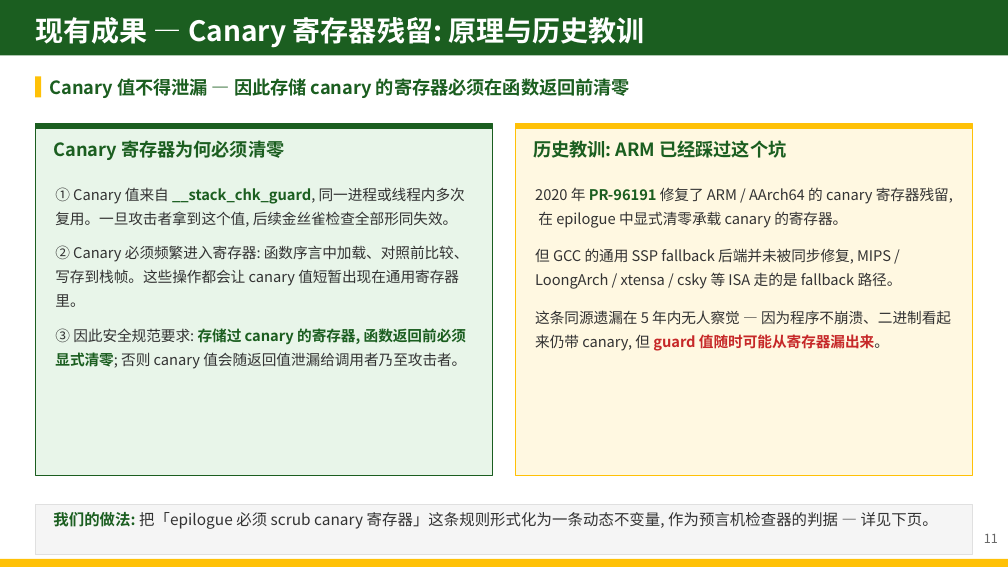
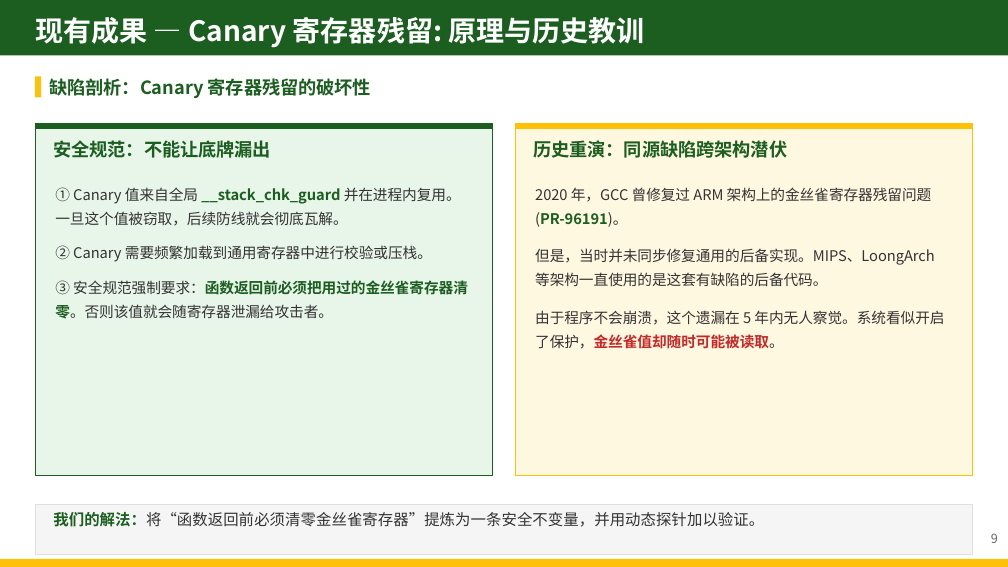
Before and after one commit to zjy-dev/de-fuzz, a slide deck: slide 16 of docs/presentations/pptx-workspace/开题答辩-DeFuzz.pptx. Drawn at 1008x567 pixels with LibreOffice and Linux fonts; fonts in the diff are those of the drawing. Boxes give left, top, right and bottom in pixels: in the first picture for what was removed or moved away, otherwise in the second. Text is boxed around its words. In the diff, an @@ line names an element or a change of style, - is before the commit and + after.

```diff
--- a/docs/presentations/pptx-workspace/开题答辩-DeFuzz.pptx
+++ b/docs/presentations/pptx-workspace/开题答辩-DeFuzz.pptx
@@ text at (49, 78, 371, 98): text changed @@
-Canary 值不得泄漏 — 因此存储 canary 的寄存器必须在函数返回前清零
+缺陷剖析：Canary 寄存器残留的破坏性
@@ text at (53, 140, 271, 158): text changed @@
-Canary 寄存器为何必须清零
+安全规范：不能让底牌漏出
@@ text at (533, 140, 787, 158): text changed @@
-历史教训: ARM 已经踩过这个坑
+历史重演：同源缺陷跨架构潜伏
@@ text at (55, 187, 468, 319): text changed @@
-① Canary 值来自 __stack_chk_guard, 同一进程或线程内多次复用。一旦攻击者拿到这个值, 后续金丝雀检查全部形同失效。
-② Canary 必须频繁进入寄存器: 函数序言中加载、对照前比较、写存到栈帧。这些操作都会让 canary 值短暂出现在通用寄存器里。
-③ 因此安全规范要求: 存储过 canary 的寄存器, 函数返回前必须显式清零; 否则 canary 值会随返回值泄漏给调用者乃至攻击者。
+① Canary 值来自全局 __stack_chk_guard 并在进程内复用。一旦这个值被窃取，后续防线就会彻底瓦解。
+② Canary 需要频繁加载到通用寄存器中进行校验或压栈。
+③ 安全规范强制要求：函数返回前必须把用过的金丝雀寄存器清零。否则该值就会随寄存器泄漏给攻击者。
@@ text at (535, 187, 944, 349): text changed @@
-2020 年 PR-96191 修复了 ARM / AArch64 的 canary 寄存器残留, 在 epilogue 中显式清零承载 canary 的寄存器。
-但 GCC 的通用 SSP fallback 后端并未被同步修复, MIPS / LoongArch / xtensa / csky 等 ISA 走的是 fallback 路径。
-这条同源遗漏在 5 年内无人察觉 — 因为程序不崩溃、二进制看起来仍带 canary, 但 guard 值随时可能从寄存器漏出来。
+2020 年，GCC 曾修复过 ARM 架构上的金丝雀寄存器残留问题 (PR-96191)。
+但是，当时并未同步修复通用的后备实现。MIPS、LoongArch 等架构一直使用的是这套有缺陷的后备代码。
+由于程序不会崩溃，这个遗漏在 5 年内无人察觉。系统看似开启了保护，金丝雀值却随时可能被读取。
@@ text at (53, 512, 764, 527): text changed @@
-我们的做法: 把「epilogue 必须 scrub canary 寄存器」这条规则形式化为一条动态不变量, 作为预言机检查器的判据 — 详见下页。
+我们的解法：将“函数返回前必须清零金丝雀寄存器”提炼为一条安全不变量，并用动态探针加以验证。
@@ text at (991, 533, 998, 543): text changed @@
-11
+9
```
Also in this commit, not shown: 14 other slides changed, 5 slides added, 2 slides removed, 15 other files.
